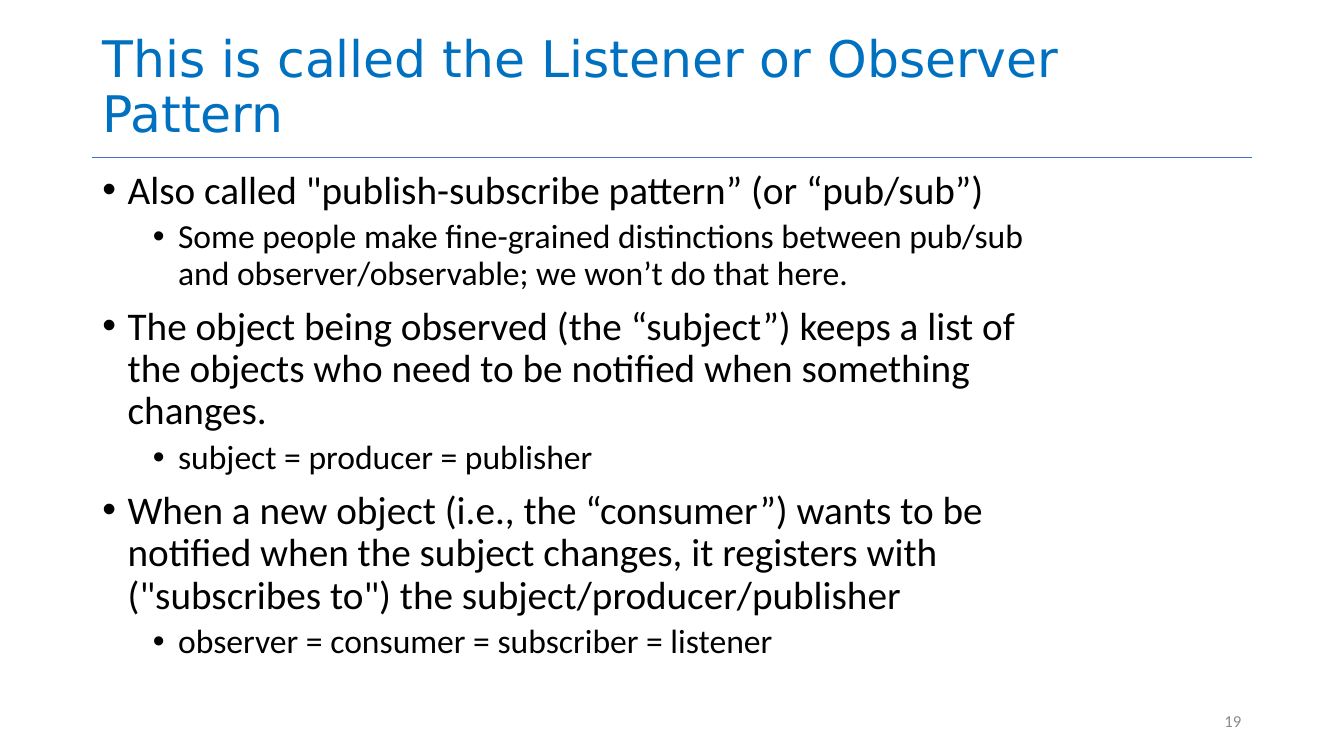
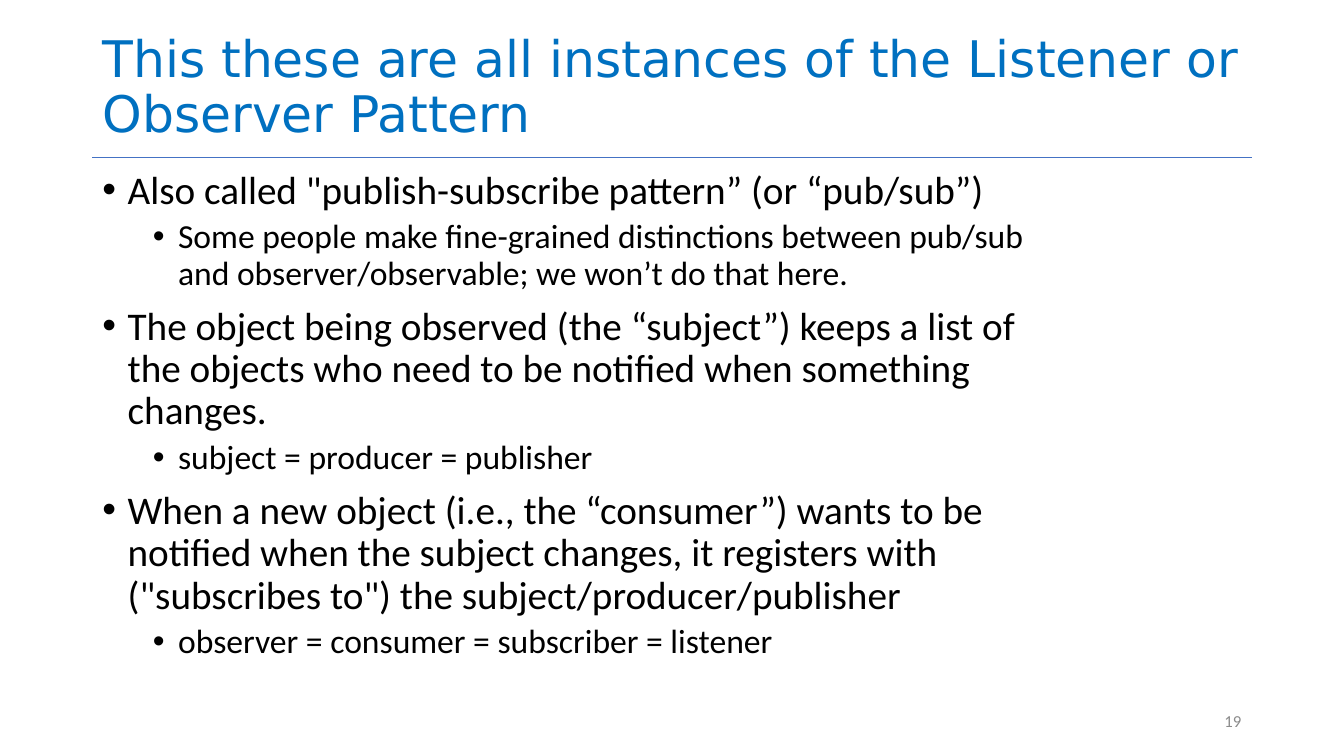
Before and after one commit to neu-se/CS4530-Spring-2026, a slide deck: slide 19 of Slides/Module 11.1 Interaction-Level Design.pptx. Drawn at 1344x756 pixels with LibreOffice and Linux fonts; fonts in the diff are those of the drawing. Boxes give left, top, right and bottom in pixels: in the first picture for what was removed or moved away, otherwise in the second. Text is boxed around its words. In the diff, an @@ line names an element or a change of style, - is before the commit and + after.

```diff
--- a/Slides/Module 11.1 Interaction-Level Design.pptx
+++ b/Slides/Module 11.1 Interaction-Level Design.pptx
@@ title at bbox=[102, 38, 1238, 133]: text changed @@
-This is called the Listener or Observer Pattern
+This these are all instances of the Listener or Observer Pattern
```
Also in this commit, not shown: 1 other slide changed, 3 other files.
